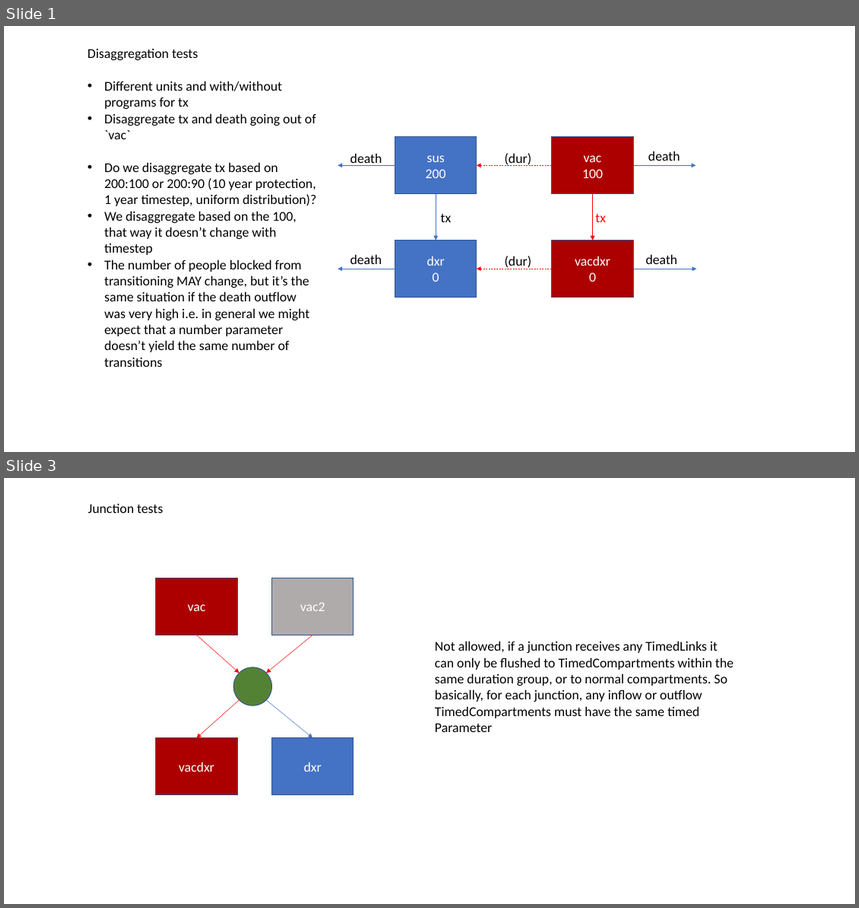
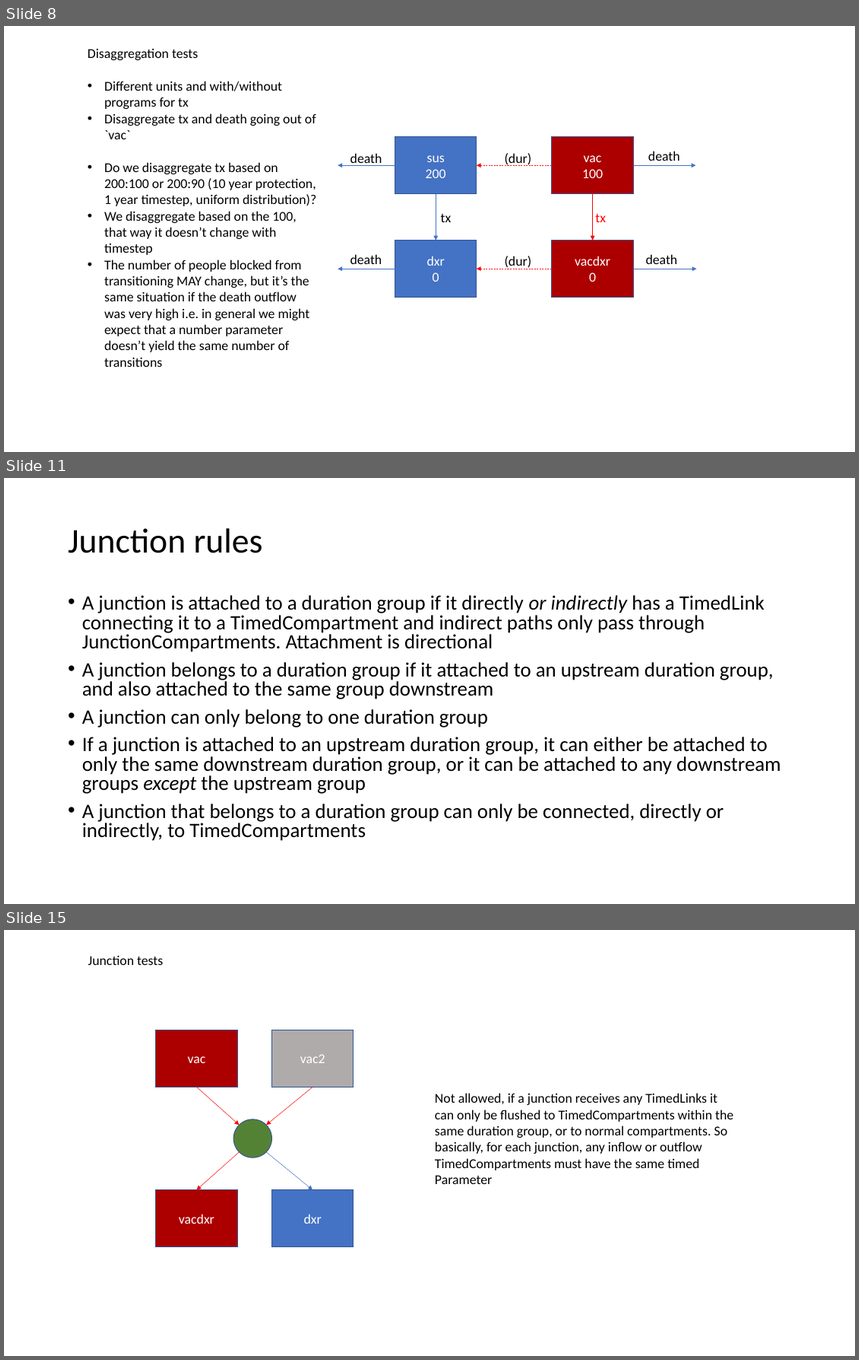
Before and after one commit to atomicateam/atomica, a slide deck: docs/general/timed-examples.pptx. Shown one above the other, each under a label of ours: slides 1 and 3 before the commit, slides 8, 11 and 15 after it; the slides between them are not shown. The pictures are 859x908 and 859x1360 pixels, drawn with LibreOffice and Linux fonts; fonts in the diff are those of the drawing. Boxes give left, top, right and bottom in pixels: in the first picture for what was removed or moved away, otherwise in the second. Text is boxed around its words. In the diff, an @@ line names an element or a change of style, - is before the commit and + after.

```diff
--- a/docs/general/timed-examples.pptx
+++ b/docs/general/timed-examples.pptx
@@ slide 11 added at [4,478,855,904], background #FFFFFF @@
@@ title added at [68,528,263,553], 46.2 pt, text #000000 @@
+Junction rules
@@ text added at [82,595,781,841], 27.2 pt, text #000000 @@
+• A junction is attached to a duration group if it directly or indirectly has a TimedLink connecting it to a TimedCompartment and indirect paths only pass through JunctionCompartments. Attachment is directional
+• A junction belongs to a duration group if it attached to an upstream duration group, and also attached to the same group downstream
+• A junction can only belong to one duration group
+• If a junction is attached to an upstream duration group, it can either be attached to only the same downstream duration group, or it can be attached to any downstream groups except the upstream group
+• A junction that belongs to a duration group can only be connected, directly or indirectly, to TimedCompartments
@@ what was slide 1 is now slide 8 @@
@@ what was slide 3 is now slide 15 @@
```
Also in this commit, not shown: 5 slides changed, 7 other slides added, 2 slides removed, 3 other files.
